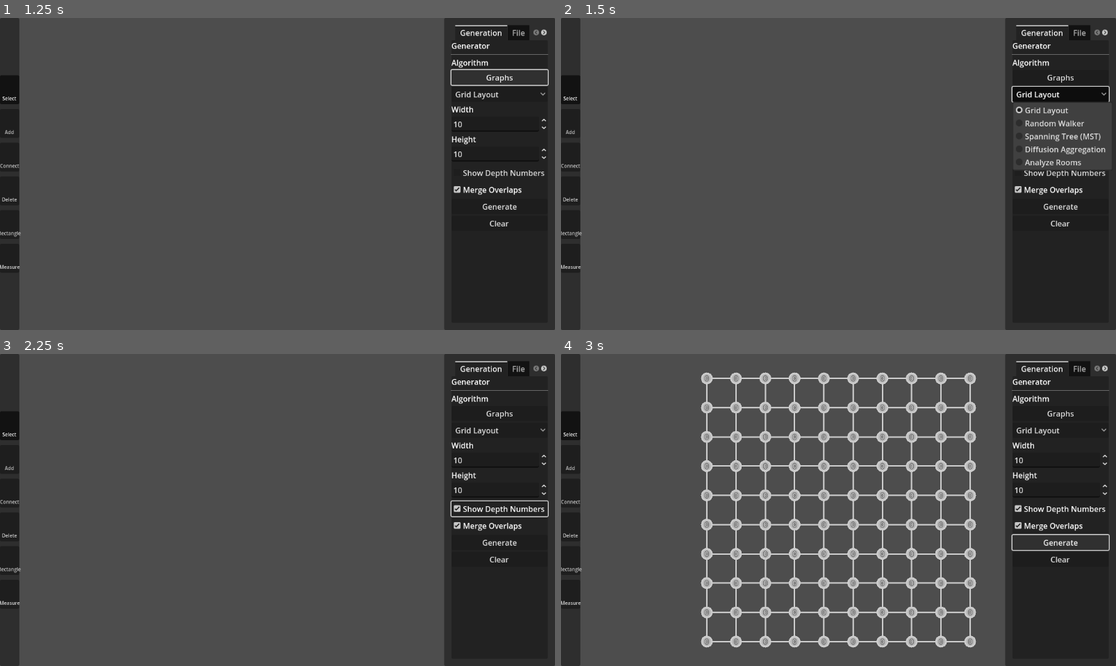
Above: before the commit, frames 1-4 (two rows, left to right).
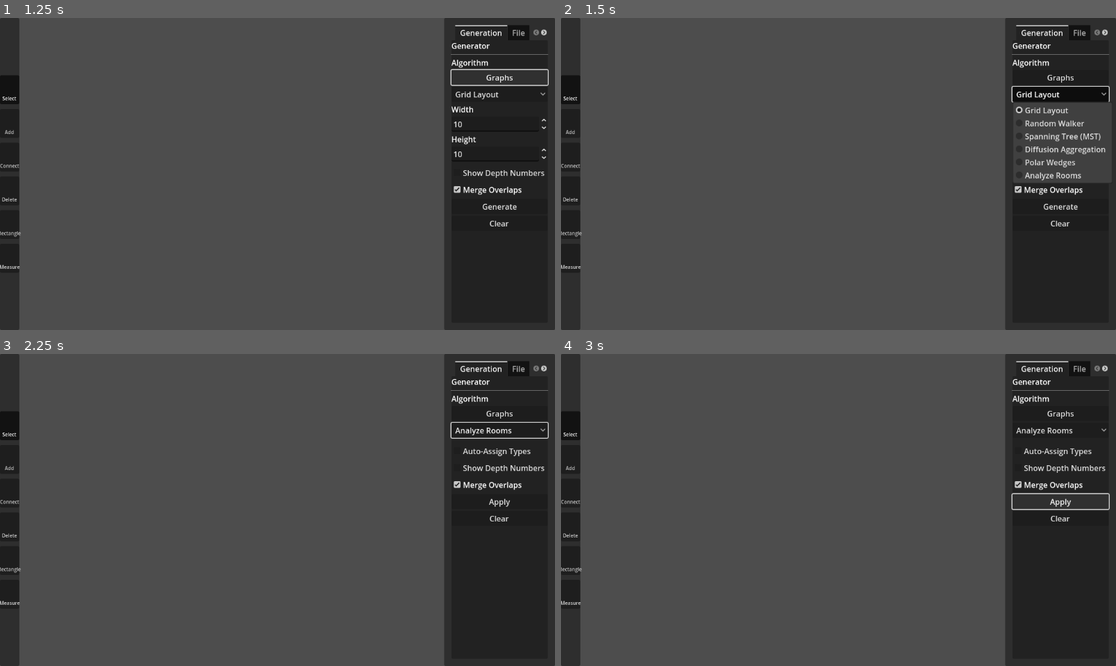
Above: after the commit, the same moments.

Repository: Code-SorceryLab/Procedural-Graph-Tools
Game: Godot game, scene res://scenes/game_player.tscn
Same seed, same stepped clock (60 frames per second), same inputs: the game is played once before the commit and once after it.
Inputs:
- Up to frame 1 (1.25 s): click "Graphs" at 0.5 s
- Up to frame 2 (1.5 s): click "Grid Layout" at 1.25 s
- Up to frame 3 (2.25 s): click "Show Depth Numbers" at 2 s
- Up to frame 4 (3 s): click "Generate" (after the commit: "Apply") at 2.75 s

Frame 1 is identical in both runs. In frame 2, 0.7% of the frame differs, in the area x 81-99%, y 45-53%; in frame 3, 1.6%; in frame 4, 11%, in the area x 25-99%, y 5-95%.

Commit message:
Polar Coordinate Algorithm Implementation
-Procedural generation strategy reliant on polar coordinates and "wedges", creating a radial shape.

Diff:
--- /dev/null
+++ b/graph-tools/scripts/concrete_strategies/strategy_polar.gd
@@ -0,0 +1,94 @@
+class_name StrategyPolar
+extends GraphStrategy
+
+func _init() -> void:
+	strategy_name = "Polar Wedges"
+	# Wedges, Radius. "Organic Jitter" is mapped to the toggle.
+	required_params = ["wedges", "radius"]
+	toggle_text = "Organic Jitter"
+	toggle_key = "use_jitter"
+
+	reset_on_generate = true
+
+func execute(graph: Graph, params: Dictionary) -> void:
+	var wedge_count = params.get("wedges", 6)
+	var max_radius = params.get("radius", 8)
+	var use_jitter = params.get("use_jitter", false)
+	var jitter_amount = 0.0
+	if use_jitter:
+		jitter_amount = 10.0
+
+	var merge_overlaps = params.get("merge_overlaps", true)
+	var cell_size = GraphSettings.CELL_SIZE
+
+	# --- PASS 1: CREATE ALL NODES ---
+	var center_id = "polar:0:0:0"
+	# Only add center if it doesn't exist (safety)
+	if not graph.nodes.has(center_id):
+		graph.add_node(center_id, Vector2.ZERO)
+
+	for w in range(wedge_count):
+		var wedge_angle = (TAU / wedge_count) * w
+
+		for r in range(1, max_radius + 1):
+			for s in range(r):
+				# Calculate Position
+				var center_offset = (r - 1) / 2.0
+				var lateral_pos = (s - center_offset) * (cell_size * 0.8)
+				var forward_pos = r * cell_size
+
+				var local_pos = Vector2(forward_pos, lateral_pos)
+
+				if jitter_amount > 0:
+					local_pos += Vector2(
+						randf_range(-jitter_amount, jitter_amount),
+						randf_range(-jitter_amount, jitter_amount)
+					)
+
+				var final_pos = local_pos.rotated(wedge_angle)
+
+				# Create Node
+				var id = "polar:%d:%d:%d" % [w, r, s]
+
+				if merge_overlaps and not graph.get_node_at_position(final_pos, 5.0).is_empty():
+					continue
+
+				graph.add_node(id, final_pos)
+
+	# --- PASS 2: CREATE CONNECTIONS ---
+	# Now that all nodes exist, we can safely link them.
+
+	for w in range(wedge_count):
+		for r in range(1, max_radius + 1):
+			for s in range(r):
+				var id = "polar:%d:%d:%d" % [w, r, s]
+				if not graph.nodes.has(id): continue
+
+				# 1. Connect Inward (To Parent Ring)
+				if r == 1:
+					graph.add_edge(id, center_id)
+				else:
+					var parent_ring = r - 1
+					# Parent A (Same index)
+					if s < parent_ring:
+						var p_id = "polar:%d:%d:%d" % [w, parent_ring, s]
+						if graph.nodes.has(p_id): graph.add_edge(id, p_id)
+					# Parent B (Previous index)
+					if s > 0:
+						var p_id = "polar:%d:%d:%d" % [w, parent_ring, s-1]
+						if graph.nodes.has(p_id): graph.add_edge(id, p_id)
+
+				# 2. Connect Sideways (Same Ring)
+				if s > 0:
+					var neighbor = "polar:%d:%d:%d" % [w, r, s-1]
+					if graph.nodes.has(neighbor): graph.add_edge(id, neighbor)
+
+				# 3. Connect SEAM (Stitch Wedges)
+				# Connect the LAST node of this row to the FIRST node of the next wedge
+				if s == r - 1:
+					var next_wedge = (w + 1) % wedge_count
+					# Target is always index 0 of the same ring in the next wedge
+					var seam_neighbor = "polar:%d:%d:%d" % [next_wedge, r, 0]
+
+					if graph.nodes.has(seam_neighbor):
+						graph.add_edge(id, seam_neighbor)
--- a/graph-tools/scripts/controllers/strategy_controller.gd
+++ b/graph-tools/scripts/controllers/strategy_controller.gd
@@ -1,7 +1,7 @@
 extends Node
 class_name StrategyController
 
-# --- 1. REFERENCES (Assigned in Inspector) ---
+# --- 1. REFERENCES ---
 @export_group("Core Systems")
 @export var graph_editor: GraphEditor
 
@@ -24,26 +24,27 @@
 
 # --- 3. INITIALIZATION ---
 func _ready() -> void:
-	# A. Register Strategies
+	# Register Strategies
 	strategies.append(StrategyGrid.new())
 	strategies.append(StrategyWalker.new())
 	strategies.append(StrategyMST.new())
 	strategies.append(StrategyDLA.new())
+	strategies.append(StrategyPolar.new())
 	strategies.append(StrategyAnalyze.new())
 
-	# B. Setup Dropdown
+	# Setup Dropdown
 	algo_select.clear()
 	for i in range(strategies.size()):
 		algo_select.add_item(strategies[i].strategy_name, i)
 
-	# C. Connect Signals
+	# Connect Signals
 	algo_select.item_selected.connect(_on_algo_selected)
 	grow_btn.pressed.connect(_on_grow_pressed)
 	debug_depth_chk.toggled.connect(_on_debug_depth_toggled)
 	generate_btn.pressed.connect(_on_generate_pressed)
 	clear_btn.pressed.connect(_on_clear_pressed)
 
-	# D. Select Default
+	# Select Default
 	_on_algo_selected(0)
 
 # --- 4. LOGIC ---
@@ -62,67 +63,68 @@
 
 	var params = current_strategy.required_params
 
-	# Dynamic Labels
-	if ("width" in params or "steps" in params or "particles" in params):
+	# 1. PARAMETER 1 (Width, Steps, Particles, WEDGES)
+	if ("width" in params or "steps" in params or "particles" in params or "wedges" in params):
 		param1_label.visible = true
 		param1_input.visible = true
+
 		if "steps" in params: param1_label.text = "Steps"
 		elif "particles" in params: param1_label.text = "Particles"
+		elif "wedges" in params: param1_label.text = "Wedges"
 		else: param1_label.text = "Width"
 
-	if ("height" in params):
+	# 2. PARAMETER 2 (Height, RADIUS)
+	if ("height" in params or "radius" in params):
 		param2_label.visible = true
 		param2_input.visible = true
-		param2_label.text = "Height"
 
+		if "radius" in params: param2_label.text = "Radius"
+		else: param2_label.text = "Height"
+
+	# 3. TOGGLE
 	if current_strategy.toggle_text != "":
 		option_toggle.visible = true
 		option_toggle.text = current_strategy.toggle_text
 		option_toggle.button_pressed = false
 
-	# Show Grow Button for incremental strategies
+	# 4. BUTTONS
 	if (current_strategy is StrategyDLA) or \
 	   (current_strategy is StrategyWalker) or \
 	   (current_strategy is StrategyMST):
 		grow_btn.visible = true
 
-	# Updates the Generate Button Text for clarity
 	if current_strategy.reset_on_generate:
 		generate_btn.text = "Generate"
 	else:
-		generate_btn.text = "Apply" # "Apply MST", "Apply Analysis"
+		generate_btn.text = "Apply"
 
 func _on_generate_pressed() -> void:
 	var params = _collect_params()
-
-	# INTELLIGENT RESET LOGIC
-	# Only clear the graph if the strategy explicitly asks for a clean slate.
 	if current_strategy.reset_on_generate:
 		graph_editor.clear_graph()
-
-	# Note: We don't pass 'reset_state' here because strategies manage their own
-	# internal memory (like _walkers array) based on whether 'append' is in params
-	# or if they are just running fresh.
-
 	graph_editor.apply_strategy(current_strategy, params)
 
 func _on_grow_pressed() -> void:
 	var params = _collect_params()
-	params["append"] = true # This tells the strategy "Keep your internal memory"
-
-	# Grow NEVER clears the graph
+	params["append"] = true
 	graph_editor.apply_strategy(current_strategy, params)
 
 func _collect_params() -> Dictionary:
+	# Map the UI inputs to all possible keys.
+	# The strategy will only use the keys it asked for.
 	var params = {
 		"width": int(param1_input.value),
 		"height": int(param2_input.value),
 		"steps": int(param1_input.value),
 		"particles": int(param1_input.value),
+		"wedges": int(param1_input.value), # Mapped to Param 1
+		"radius": int(param2_input.value), # Mapped to Param 2
 		"merge_overlaps": merge_chk.button_pressed
 	}
+
 	if current_strategy.toggle_key != "":
 		params[current_strategy.toggle_key] = option_toggle.button_pressed
+
 	return params
 
 func _on_clear_pressed() -> void:
--- a/graph-tools/scripts/graph_strategy.gd
+++ b/graph-tools/scripts/graph_strategy.gd
@@ -11,6 +11,8 @@
 # Defines if this strategy requires a blank canvas.
 # True = Generators (Grid, Walker, DLA)
 # False = Decorators/Analyzers (MST, Analyze Rooms)
+# Legacy support (we will remove 'reset_on_generate' later if we want,
+# but for now let's keep it or move it to a setting)
 var reset_on_generate: bool = true
 
 # Toggle Configuration
@@ -24,3 +26,9 @@
 # 'params' is a dictionary of user inputs (e.g. {"width": 10, "steps": 50})
 func execute(_graph: Graph, _params: Dictionary) -> void:
 	push_error("GraphStrategy: execute() method not implemented.")
+
+# NEW: The Strategy defines its own UI requirements
+# Returns an Array of Dictionaries. Each Dict describes one input.
+# Format: { "name": "radius", "type": TYPE_INT, "default": 5, "min": 1, "max": 100 }
+func get_settings() -> Array[Dictionary]:
+	return []
Not shown, added: graph-tools/scripts/concrete_strategies/strategy_polar.gd.uid
